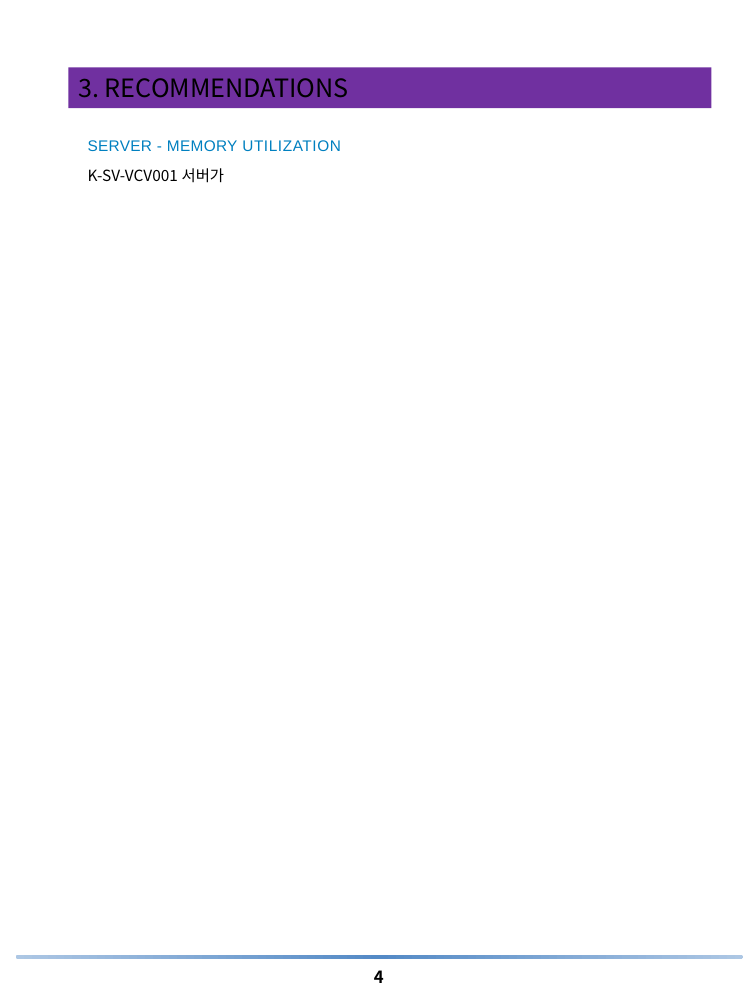
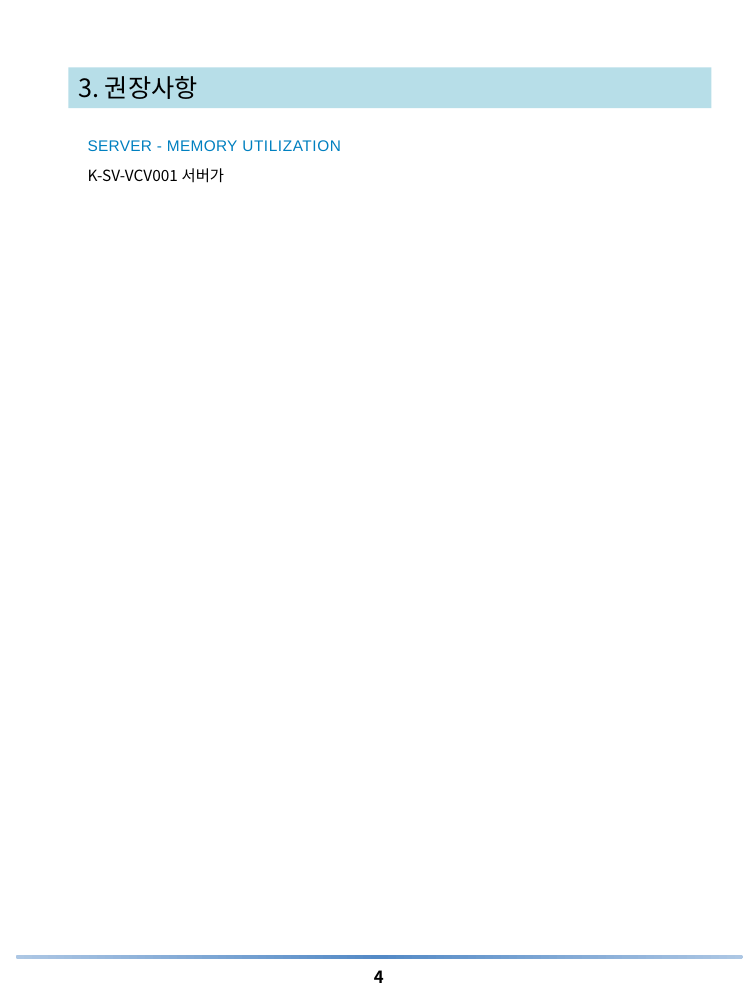
Before and after one commit to uzusun/atom_example, a slide deck: slide 4 of document/[지메이트] 월간보고서 sample.pptx. Drawn at 756x1008 pixels with LibreOffice and Linux fonts; fonts in the diff are those of the drawing; background and template pictures are left out. Boxes give left, top, right and bottom in pixels: in the first picture for what was removed or moved away, otherwise in the second. Text is boxed around its words. In the diff, an @@ line names an element or a change of style, - is before the commit and + after.

```diff
--- a/document/[지메이트] 월간보고서 sample.pptx
+++ b/document/[지메이트] 월간보고서 sample.pptx
@@ rectangle "3. 권장사항" at bbox=[69, 68, 712, 108]: fill #7030A0 to #B7DEE8 @@
@@ text in rectangle at bbox=[78, 76, 198, 99]: text changed; font Noto Sans CJK KR to Arial @@
-3. RECOMMENDATIONS
+3. 권장사항
```
Also in this commit, not shown: 4 other slides changed.
